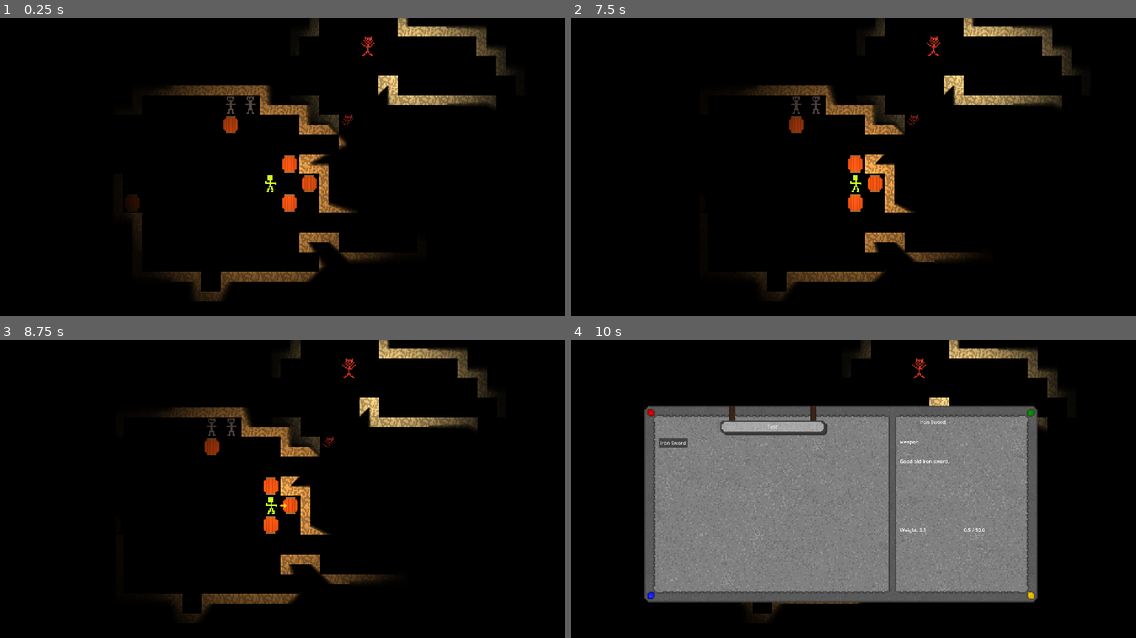
Above: before the commit, frames 1-4 (two rows, left to right).
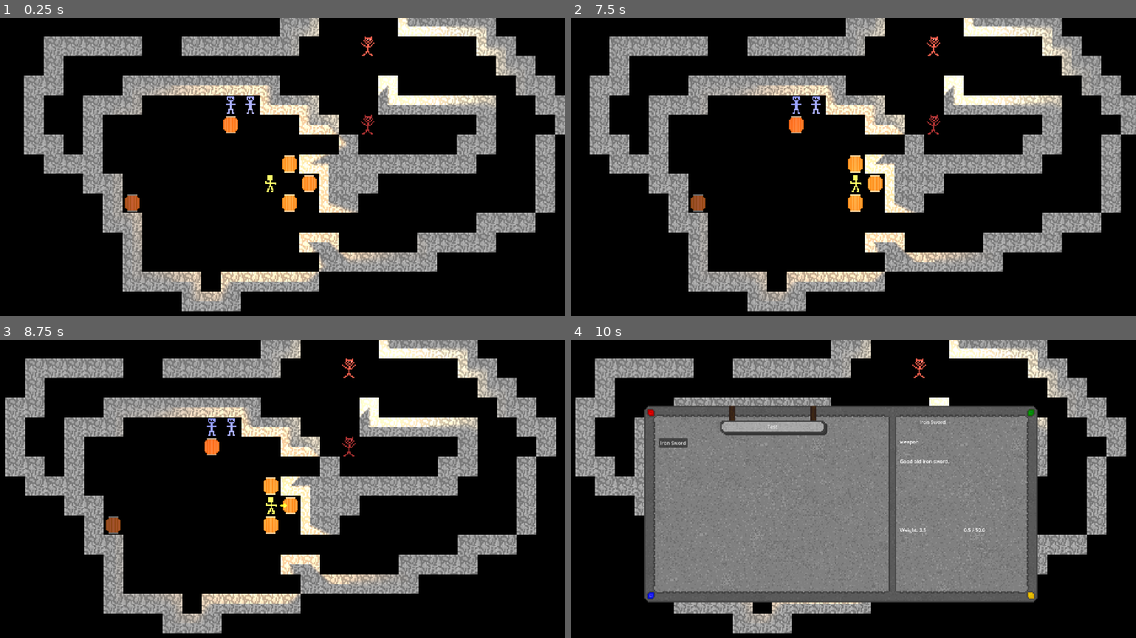
Above: after the commit, the same moments.

Repository: E-Rodowicz/Project-Fantasy
Game: Godot game, scene res://scenes/levels/world.tscn
Same seed, same stepped clock (60 frames per second), same inputs: the game is played once before the commit and once after it.
Inputs:
- Up to frame 1 (0.25 s): no input
- Up to frame 2 (7.5 s): tap Enter at 0.5, 2, 3.5 s; hold Right (ui_right) 0.53-1.28 s; hold E (interact) 0.53-1.28 s; tap Space (precise_move) at 1.25, 2.75, 2.85, 4.25 s; hold Down (ui_down) 1.28-2.03 s; tap C (open_character) at 1.35 s; hold Right (ui_right) 2.03-2.78 s; hold J (open_journal) 2.03-2.78 s; hold Up (ui_up) 2.78-3.53 s; hold Left (ui_left) 3.53-5 s; tap Shift (precision) at 3.6 s; tap E (interact) at 4.35 s; click "Health Potion" at 5 s; hold Down (ui_down) 5.78-6.53 s; hold C (open_character) 5.78-6.53 s; hold Right (ui_right) 6.53-7.28 s; tap J (open_journal) at 6.6 s; hold Up (ui_up) from 7.28 s (still down); hold Space (precise_move) from 7.28 s (still down)
- Up to frame 3 (8.75 s): release Up (ui_up) at 8.03 s; release Space (precise_move) at 8.03 s; hold Right (ui_right) from 8.03 s (still down); tap Shift (precision) at 8.1 s
- Up to frame 4 (10 s): release Right (ui_right) at 8.78 s; hold Down (ui_down) 8.78-9.53 s; hold E (interact) 8.78-9.53 s; hold Left (ui_left) from 9.53 s (still down); tap C (open_character) at 9.6 s

The runs differ from the first frame. In frame 1, 28% of the frame differs, in the area x 4-100%, y 0-99%; in frame 2, 28%; in frame 3, 28%, in the area x 0-99%, y 0-99%; in frame 4, 14%.

Commit message:
Combat Overlay
Did some basic art for combat overlay and added basic scripts for its foundation. Also made two terrains for the combat overlay.

Diff:
--- a/scenes/levels/world.tscn
+++ b/scenes/levels/world.tscn
@@ -6,6 +6,7 @@
 [ext_resource type="PackedScene" uid="uid://273ex68u0f8v" path="res://scenes/entities/npc/npc.tscn" id="4_w2p53"]
 [ext_resource type="PackedScene" uid="uid://b01xmgu1h57gj" path="res://scenes/entities/enemy/enemy_test.tscn" id="5_7xgas"]
 [ext_resource type="Resource" uid="uid://c556jdspaucoc" path="res://scripts/combat/golbin.tres" id="6_gy5pc"]
+[ext_resource type="Texture2D" uid="uid://g5y5qjk8hbeo" path="res://assets/sprites/combat_overlay.png" id="7_0lift"]
 
 [sub_resource type="TileSetAtlasSource" id="TileSetAtlasSource_lfyvx"]
 texture = ExtResource("2_7k8c1")
@@ -18,8 +19,7 @@
 sources/0 = SubResource("TileSetAtlasSource_lfyvx")
 
 [sub_resource type="Environment" id="Environment_w2p53"]
-glow_enabled = true
-glow_intensity = 3.07
+glow_intensity = 2.77
 glow_bloom = 0.34
 
 [sub_resource type="OccluderPolygon2D" id="OccluderPolygon2D_w2p53"]
@@ -44,6 +44,182 @@
 closed = false
 polygon = PackedVector2Array(40, -56, 56, -40, 56, -24, 24, -24, 40, -24, 40, -8, 40, 8, 56, 8, 56, -8, 72, -8, 72, -24, 56, -24, 152, -24, 152, -40, 168, -40, 168, -72, 88, -72, 88, -88)
 
+[sub_resource type="TileSetAtlasSource" id="TileSetAtlasSource_dp8al"]
+texture = ExtResource("7_0lift")
+0:0/0 = 0
+0:0/0/terrain_set = 0
+0:0/0/terrain = 0
+1:0/0 = 0
+1:0/0/terrain_set = 0
+1:0/0/terrain = 0
+1:0/0/terrains_peering_bit/bottom_side = 0
+2:0/0 = 0
+2:0/0/terrain_set = 0
+2:0/0/terrain = 0
+2:0/0/terrains_peering_bit/left_side = 0
+3:0/0 = 0
+3:0/0/terrain_set = 0
+3:0/0/terrain = 0
+3:0/0/terrains_peering_bit/top_side = 0
+4:0/0 = 0
+4:0/0/terrain_set = 0
+4:0/0/terrain = 0
+4:0/0/terrains_peering_bit/right_side = 0
+0:1/0 = 0
+0:1/0/terrain_set = 0
+0:1/0/terrain = 0
+0:1/0/terrains_peering_bit/bottom_side = 0
+0:1/0/terrains_peering_bit/top_side = 0
+1:1/0 = 0
+1:1/0/terrain_set = 0
+1:1/0/terrain = 0
+1:1/0/terrains_peering_bit/right_side = 0
+1:1/0/terrains_peering_bit/left_side = 0
+2:1/0 = 0
+2:1/0/terrain_set = 0
+2:1/0/terrain = 0
+2:1/0/terrains_peering_bit/right_side = 0
+2:1/0/terrains_peering_bit/bottom_side = 0
+3:1/0 = 0
+3:1/0/terrain_set = 0
+3:1/0/terrain = 0
+3:1/0/terrains_peering_bit/bottom_side = 0
+3:1/0/terrains_peering_bit/left_side = 0
+4:1/0 = 0
+4:1/0/terrain_set = 0
+4:1/0/terrain = 0
+4:1/0/terrains_peering_bit/right_side = 0
+4:1/0/terrains_peering_bit/top_side = 0
+0:2/0 = 0
+0:2/0/terrain_set = 0
+0:2/0/terrain = 0
+0:2/0/terrains_peering_bit/left_side = 0
+0:2/0/terrains_peering_bit/top_side = 0
+1:2/0 = 0
+1:2/0/terrain_set = 0
+1:2/0/terrain = 0
+1:2/0/terrains_peering_bit/right_side = 0
+1:2/0/terrains_peering_bit/bottom_side = 0
+1:2/0/terrains_peering_bit/left_side = 0
+2:2/0 = 0
+2:2/0/terrain_set = 0
+2:2/0/terrain = 0
+2:2/0/terrains_peering_bit/bottom_side = 0
+2:2/0/terrains_peering_bit/left_side = 0
+2:2/0/terrains_peering_bit/top_side = 0
+3:2/0 = 0
+3:2/0/terrain_set = 0
+3:2/0/terrain = 0
+3:2/0/terrains_peering_bit/right_side = 0
+3:2/0/terrains_peering_bit/left_side = 0
+3:2/0/terrains_peering_bit/top_side = 0
+4:2/0 = 0
+4:2/0/terrain_set = 0
+4:2/0/terrain = 0
+4:2/0/terrains_peering_bit/right_side = 0
+4:2/0/terrains_peering_bit/bottom_side = 0
+4:2/0/terrains_peering_bit/top_side = 0
+0:3/0 = 0
+0:3/0/terrain_set = 0
+0:3/0/terrain = 0
+0:3/0/terrains_peering_bit/right_side = 0
+0:3/0/terrains_peering_bit/bottom_side = 0
+0:3/0/terrains_peering_bit/left_side = 0
+0:3/0/terrains_peering_bit/top_side = 0
+0:4/0 = 0
+0:4/0/terrain_set = 0
+0:4/0/terrain = 1
+1:4/0 = 0
+1:4/0/terrain_set = 0
+1:4/0/terrain = 1
+1:4/0/terrains_peering_bit/bottom_side = 1
+2:4/0 = 0
+2:4/0/terrain_set = 0
+2:4/0/terrain = 1
+2:4/0/terrains_peering_bit/left_side = 1
+3:4/0 = 0
+3:4/0/terrain_set = 0
+3:4/0/terrain = 1
+3:4/0/terrains_peering_bit/top_side = 1
+4:4/0 = 0
+4:4/0/terrain_set = 0
+4:4/0/terrain = 1
+4:4/0/terrains_peering_bit/right_side = 1
+0:5/0 = 0
+0:5/0/terrain_set = 0
+0:5/0/terrain = 1
+0:5/0/terrains_peering_bit/bottom_side = 1
+0:5/0/terrains_peering_bit/top_side = 1
+1:5/0 = 0
+1:5/0/terrain_set = 0
+1:5/0/terrain = 1
+1:5/0/terrains_peering_bit/right_side = 1
+1:5/0/terrains_peering_bit/left_side = 1
+2:5/0 = 0
+2:5/0/terrain_set = 0
+2:5/0/terrain = 1
+2:5/0/terrains_peering_bit/right_side = 1
+2:5/0/terrains_peering_bit/bottom_side = 1
+3:5/0 = 0
+3:5/0/terrain_set = 0
+3:5/0/terrain = 1
+3:5/0/terrains_peering_bit/bottom_side = 1
+3:5/0/terrains_peering_bit/left_side = 1
+4:5/0 = 0
+4:5/0/terrain_set = 0
+4:5/0/terrain = 1
+4:5/0/terrains_peering_bit/right_side = 1
+4:5/0/terrains_peering_bit/top_side = 1
+0:6/0 = 0
+0:6/0/terrain_set = 0
+0:6/0/terrain = 1
+0:6/0/terrains_peering_bit/left_side = 1
+0:6/0/terrains_peering_bit/top_side = 1
+1:6/0 = 0
+1:6/0/terrain_set = 0
+1:6/0/terrain = 1
+1:6/0/terrains_peering_bit/right_side = 1
+1:6/0/terrains_peering_bit/bottom_side = 1
+1:6/0/terrains_peering_bit/left_side = 1
+2:6/0 = 0
+2:6/0/terrain_set = 0
+2:6/0/terrain = 1
+2:6/0/terrains_peering_bit/bottom_side = 1
+2:6/0/terrains_peering_bit/left_side = 1
+2:6/0/terrains_peering_bit/top_side = 1
+3:6/0 = 0
+3:6/0/terrain_set = 0
+3:6/0/terrain = 1
+3:6/0/terrains_peering_bit/right_side = 1
+3:6/0/terrains_peering_bit/left_side = 1
+3:6/0/terrains_peering_bit/top_side = 1
+4:6/0 = 0
+4:6/0/terrain_set = 0
+4:6/0/terrain = 1
+4:6/0/terrains_peering_bit/right_side = 1
+4:6/0/terrains_peering_bit/bottom_side = 1
+4:6/0/terrains_peering_bit/top_side = 1
+0:7/0 = 0
+0:7/0/terrain_set = 0
+0:7/0/terrain = 1
+0:7/0/terrains_peering_bit/right_side = 1
+0:7/0/terrains_peering_bit/bottom_side = 1
+0:7/0/terrains_peering_bit/left_side = 1
+0:7/0/terrains_peering_bit/top_side = 1
+0:8/0 = 0
+1:8/0 = 0
+2:8/0 = 0
+3:8/0 = 0
+4:8/0 = 0
+
+[sub_resource type="TileSet" id="TileSet_f1v6p"]
+terrain_set_0/mode = 2
+terrain_set_0/terrain_0/name = "soft-green"
+terrain_set_0/terrain_0/color = Color(0.6392157, 1, 1, 1)
+terrain_set_0/terrain_1/name = "mid_green"
+terrain_set_0/terrain_1/color = Color(0.4980392, 0.6772901, 0.99215686, 1)
+sources/0 = SubResource("TileSetAtlasSource_dp8al")
+
 [node name="world" type="Node2D" unique_id=2073005942]
 
 [node name="TileMapLayer" type="TileMapLayer" parent="." unique_id=408497630]
@@ -82,6 +258,7 @@
 position = Vector2(-40, -72)
 
 [node name="CanvasModulate" type="CanvasModulate" parent="." unique_id=1899601071]
+visible = false
 color = Color(0, 0, 0, 1)
 
 [node name="WorldEnvironment" type="WorldEnvironment" parent="." unique_id=1827157273]
@@ -107,7 +284,7 @@
 stats = ExtResource("6_gy5pc")
 
 [node name="enemy_test2" parent="." unique_id=984877115 instance=ExtResource("5_7xgas")]
-position = Vector2(56, -56)
+position = Vector2(72, -56)
 stats = ExtResource("6_gy5pc")
 
 [node name="LightOccluder2D2" type="LightOccluder2D" parent="." unique_id=1573540469]
@@ -115,3 +292,13 @@
 
 [node name="LightOccluder2D3" type="LightOccluder2D" parent="." unique_id=131261329]
 occluder = SubResource("OccluderPolygon2D_gy5pc")
+
+[node name="CanvasLayer" type="CanvasLayer" parent="." unique_id=1894447329]
+layer = 5
+follow_viewport_enabled = true
+
+[node name="combat_overlay" type="TileMapLayer" parent="CanvasLayer" unique_id=1880013694]
+light_mask = 2
+z_index = 1
+texture_filter = 1
+tile_set = SubResource("TileSet_f1v6p")
--- /dev/null
+++ b/scripts/combat/battle_overlay.gd
@@ -0,0 +1,49 @@
+extends Node
+class_name BattleOverlay
+
+# Reference to the combat_overlay TileMapLayer in the world scene
+var overlay_layer: TileMapLayer = null
+
+# The single-colour tiles' atlas coordinates in the tileset
+# These need to match your actual atlas layout
+const SOURCE_ID: int = 0
+const BRIGHT_GREEN_COORDS := Vector2i(0, 8)
+const YELLOW_COORDS := Vector2i(1, 8)
+const GREY_COORDS := Vector2i(2, 8)
+const RED_COORDS := Vector2i(3, 8)
+const PURPLE_COORDS := Vector2i(4, 8)
+
+# Terrain set and terrain indices for autotiled colours
+const TERRAIN_SET: int = 0
+const SOFT_GREEN_TERRAIN: int = 0
+const MID_GREEN_TERRAIN: int = 1
+
+func setup(layer: TileMapLayer) -> void:
+	overlay_layer = layer
+
+func clear_all() -> void:
+	overlay_layer.clear()
+
+func paint_soft_green(tiles: Array) -> void:
+	overlay_layer.set_cells_terrain_connect(tiles, TERRAIN_SET, SOFT_GREEN_TERRAIN)
+
+func paint_mid_green(tiles: Array) -> void:
+	overlay_layer.set_cells_terrain_connect(tiles, TERRAIN_SET, MID_GREEN_TERRAIN)
+
+func paint_single(tile: Vector2i, atlas_coords: Vector2i) -> void:
+	overlay_layer.set_cell(tile, SOURCE_ID, atlas_coords)
+
+func paint_bright_green(tile: Vector2i) -> void:
+	paint_single(tile, BRIGHT_GREEN_COORDS)
+
+func paint_yellow(tile: Vector2i) -> void:
+	paint_single(tile, YELLOW_COORDS)
+
+func paint_grey(tile: Vector2i) -> void:
+	paint_single(tile, GREY_COORDS)
+
+func paint_red(tile: Vector2i) -> void:
+	paint_single(tile, RED_COORDS)
+
+func paint_purple(tile: Vector2i) -> void:
+	paint_single(tile, PURPLE_COORDS)
--- a/scripts/combat/golbin.tres
+++ b/scripts/combat/golbin.tres
@@ -5,5 +5,4 @@
 [resource]
 script = ExtResource("1_y0k34")
 character_name = "golbin"
-speed = 7
 metadata/_custom_type_script = "uid://cfuok6rlvd2eh"
Binary file added: assets/sprites/combat_overlay.png
Not shown, added: assets/sprites/combat_overlay.png.import
Not shown, added: scripts/combat/battle_overlay.gd.uid
